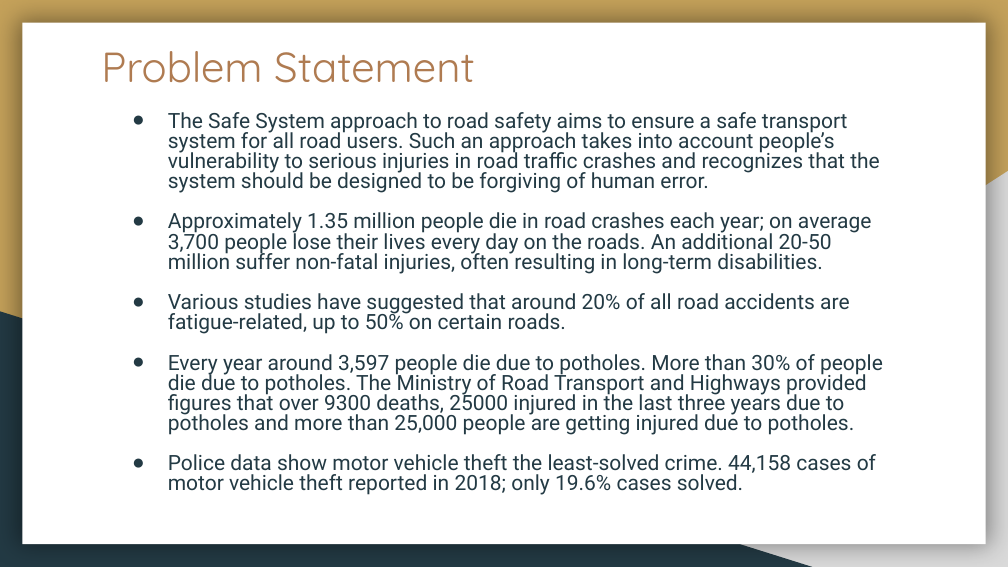
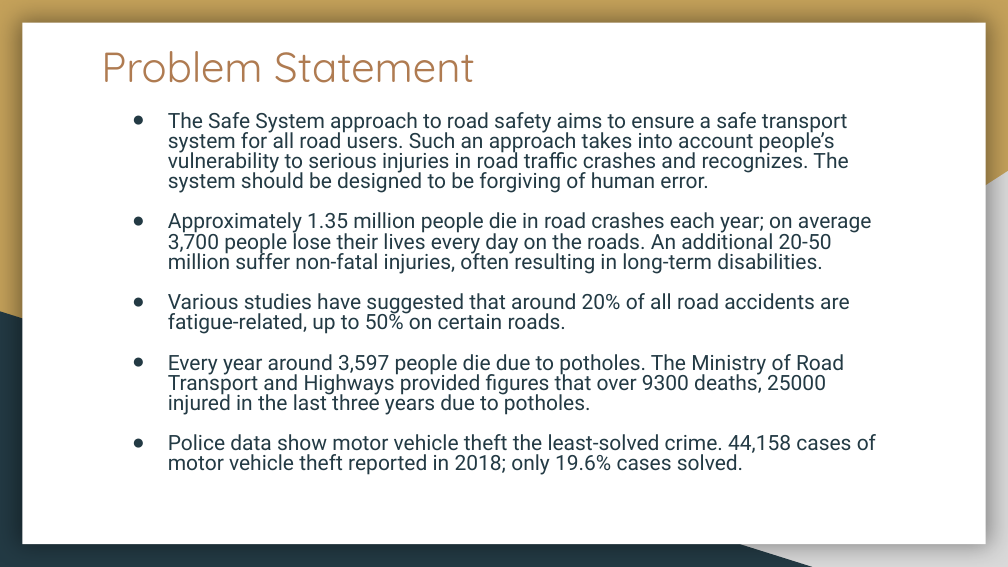
Before and after one commit to Ranganath0108/AVSS, a slide deck: slide 5 of Phase-1/Advanced Vehicle Safety System.pptx. Drawn at 1008x567 pixels with LibreOffice and Linux fonts; fonts in the diff are those of the drawing. Boxes give left, top, right and bottom in pixels: in the first picture for what was removed or moved away, otherwise in the second. Text is boxed around its words. In the diff, an @@ line names an element or a change of style, - is before the commit and + after.

```diff
--- a/Phase-1/Advanced Vehicle Safety System.pptx
+++ b/Phase-1/Advanced Vehicle Safety System.pptx
@@ text at [168,112,848,193]: text changed @@
-● The Safe System approach to road safety aims to ensure a safe transport system for all road users. Such an approach takes into account people’s vulnerability to serious injuries in road traffic crashes and recognizes that the system should be designed to be forgiving of human error.
+● The Safe System approach to road safety aims to ensure a safe transport system for all road users. Such an approach takes into account people’s vulnerability to serious injuries in road traffic crashes and recognizes. The system should be designed to be forgiving of human error.
@@ text at [168,354,844,415]: text changed @@
-● Every year around 3,597 people die due to potholes. More than 30% of people die due to potholes. The Ministry of Road Transport and Highways provided figures that over 9300 deaths, 25000 injured in the last three years due to potholes and more than 25,000 people are getting injured due to potholes.
+● Every year around 3,597 people die due to potholes. The Ministry of Road Transport and Highways provided figures that over 9300 deaths, 25000 injured in the last three years due to potholes.
```
Also in this commit, not shown: 5 other slides changed.
